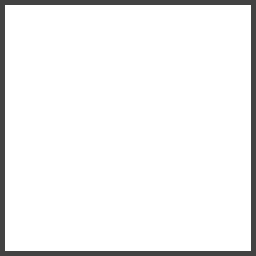
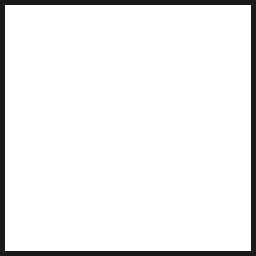
Two versions of the same layered image (256x256). Layer-by-layer changes:
painted on "Rectangle 1" over [0, 0, 256, 256]
